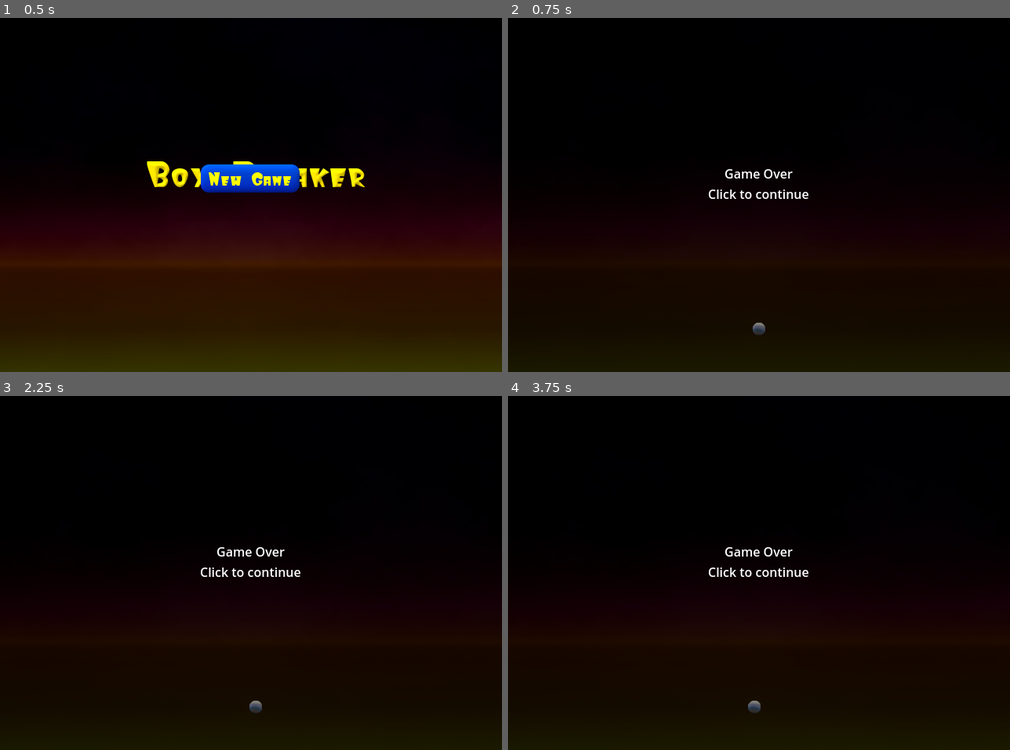
Above: before the commit, frames 1-4 (two rows, left to right).
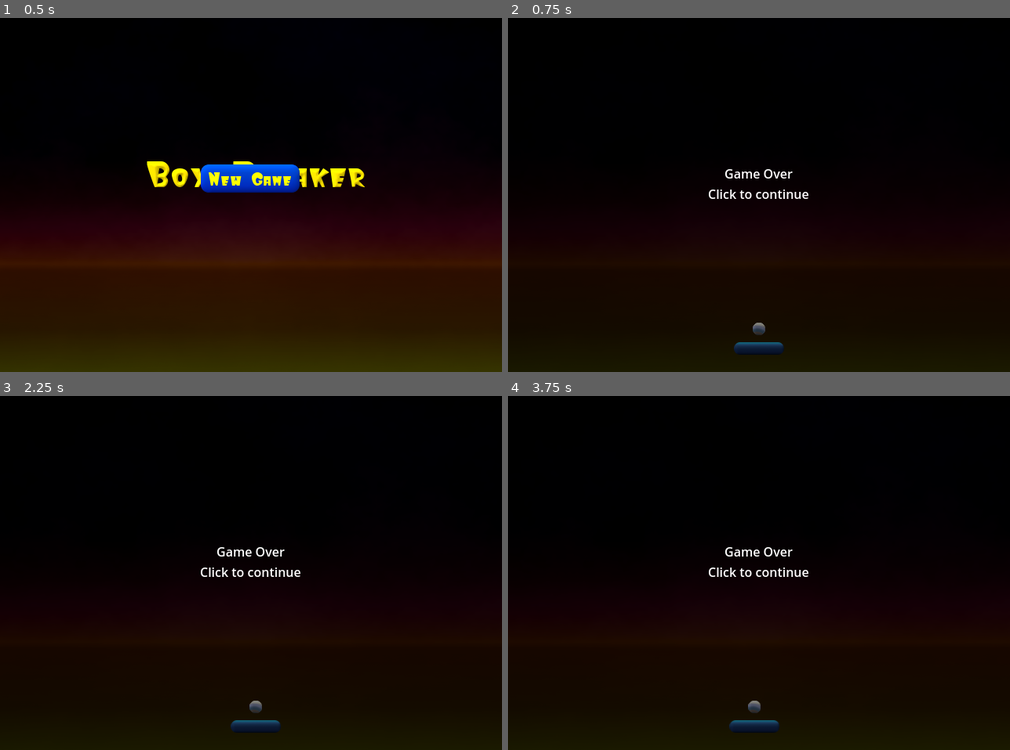
Above: after the commit, the same moments.

Repository: jdfight/BoxBreaker
Game: Godot game, scene res://scenes/main.tscn
Same seed, same stepped clock (60 frames per second), same inputs: the game is played once before the commit and once after it.
Inputs (mouse positions are in pixels of both pictures, inside the frame that each line leads up to):
- Up to frame 1 (0.5 s): no input
- Up to frame 2 (0.75 s): click (759, 184) at 0.5 s
- Up to frame 3 (2.25 s): tap Enter (ui_accept) at 1.25, 1.52 s; move the mouse to (361, 544) at 1.27 s; click (361, 544) at 1.42 s; click (251, 562) at 2 s
- Up to frame 4 (3.75 s): tap Enter (ui_accept) at 2.75, 3.02 s; move the mouse to (658, 580) at 2.77 s; click (658, 580) at 2.92 s; click (759, 562) at 3.5 s

Frame 1 is identical in both runs. In frame 2, 0.3% of the frame differs, in the area x 45-55%, y 91-95%; in frame 3, 0.3%; in frame 4, 0.3%, in the area x 44-55%, y 91-95%.

Commit message:
Fix: Correct rendering order in main scene
This commit fixes a rendering issue in `main.tscn` where the background sprite was being drawn on top of the paddle and other game elements, making them invisible.

The node order in the scene has been corrected to ensure that the background is drawn first. This resolves the issue of the paddle being missing at the start of the game.

Diff:
--- a/godot_game/scenes/main.tscn
+++ b/godot_game/scenes/main.tscn
@@ -20,12 +20,12 @@
 [node name="Main" type="Node2D"]
 script = ExtResource("1_f8fgr")
 
-[node name="Paddle" parent="." instance=ExtResource("6_abcde")]
-position = Vector2(320, 450)
-
 [node name="Background" type="Sprite2D" parent="."]
 texture = ExtResource("5_q82j1")
 centered = false
+
+[node name="Paddle" parent="." instance=ExtResource("6_abcde")]
+position = Vector2(320, 450)
 
 [node name="Walls" type="StaticBody2D" parent="."]
 
